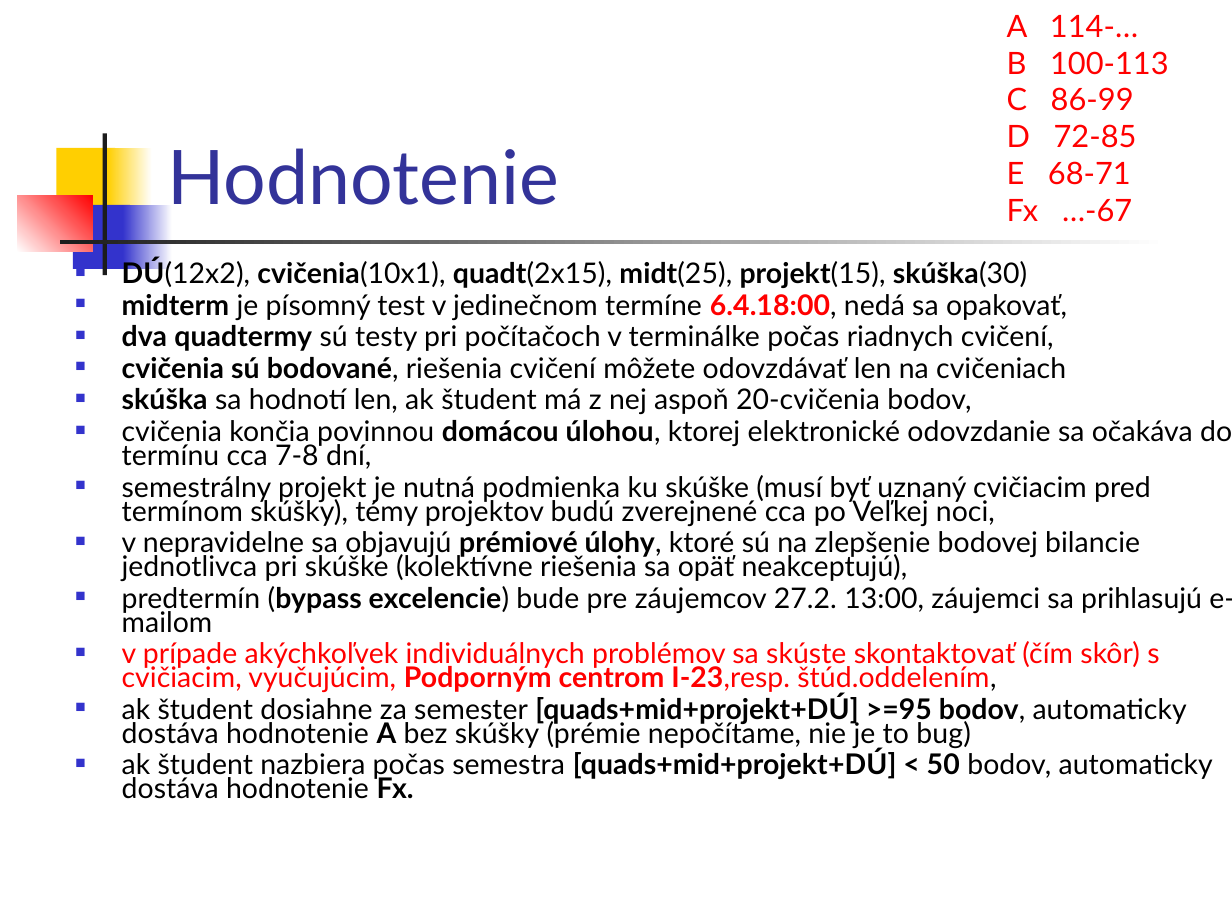
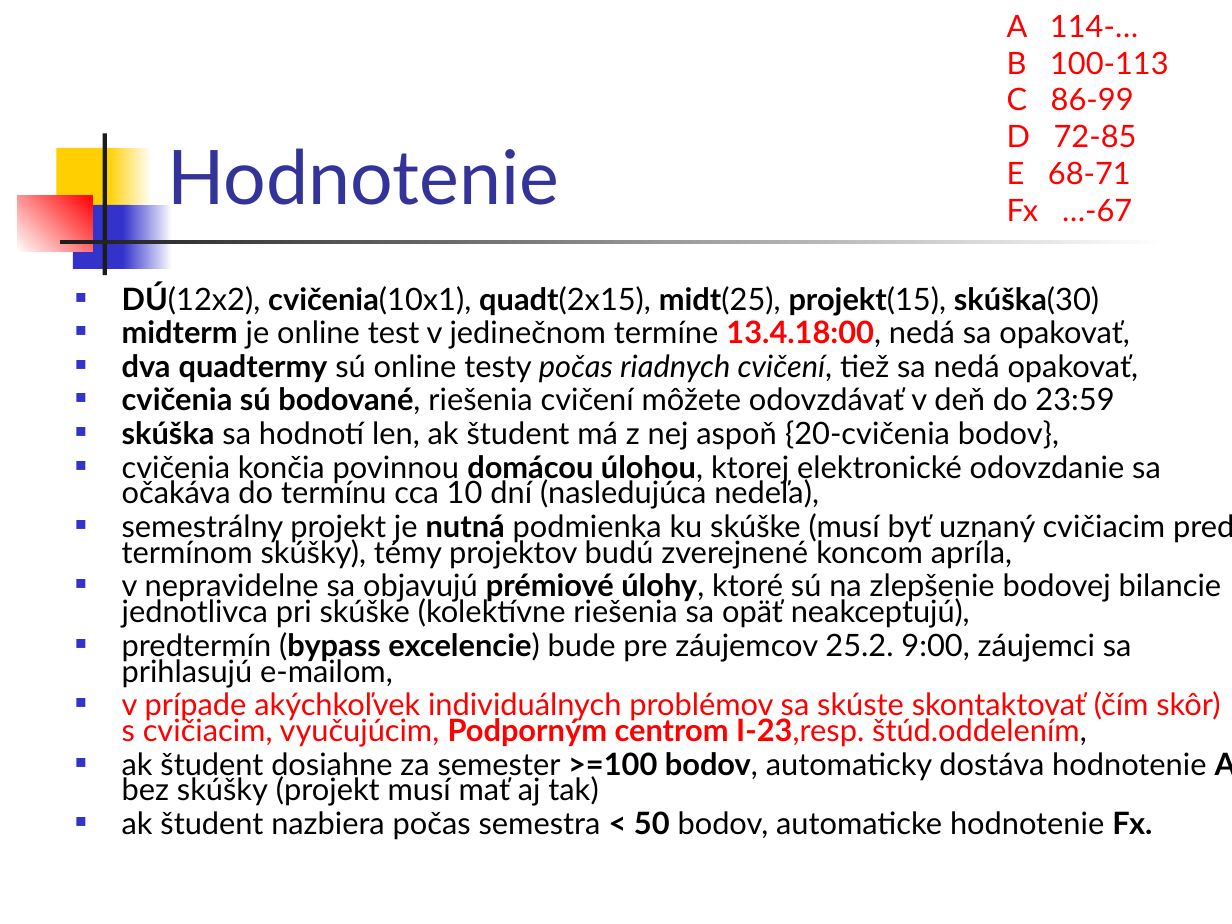
Before and after one commit to Programovanie4/Prednasky, a slide deck: slide 3 of 01/01_java.ppt. Drawn at 1232x924 pixels with LibreOffice and Linux fonts; fonts in the diff are those of the drawing. Boxes give left, top, right and bottom in pixels: in the first picture for what was removed or moved away, otherwise in the second. Text is boxed around its words. In the diff, an @@ line names an element or a change of style, - is before the commit and + after.

```diff
--- a/01/01_java.ppt
+++ b/01/01_java.ppt
@@ text "DÚ(12x2), cvičenia(10x1), quadt(2x15), midt(25), projekt(15) ...": place and size @@
-text "DÚ(12x2), cvičenia(10x1), quadt(2x15), midt(25), projekt(15) ..." at [122,258,1232,799]
+text "DÚ(12x2), cvičenia(10x1), quadt(2x15), midt(25), projekt(15) ..." at [122,283,1232,840]
@@ text at [122,283,1222,747]: size 16.6 to 18 pt in "DÚ(12x2), cvičenia(10x1), quadt(2x15), midt(25), projekt(15) ...", "v nepravidelne sa objavujú prémiové úlohy, ktoré ...", "v prípade akýchkoľvek individuálnych problémov sa skúste ..." @@
@@ text at [122,320,1232,569]: text changed; size 16.6 to 18 pt @@
-■ midterm je písomný test v jedinečnom termíne 6.4.18:00, nedá sa opakovať,
-■ dva quadtermy sú testy pri počítačoch v terminálke počas riadnych cvičení,
-■ cvičenia sú bodované, riešenia cvičení môžete odovzdávať len na cvičeniach
-■ skúška sa hodnotí len, ak študent má z nej aspoň 20-cvičenia bodov,
-■ cvičenia končia povinnou domácou úlohou, ktorej elektronické odovzdanie sa očakáva do termínu cca 7-8 dní,
-■ semestrálny projekt je nutná podmienka ku skúške (musí byť uznaný cvičiacim pred termínom skúšky), témy projektov budú zverejnené cca po Veľkej noci,
+■ midterm je online test v jedinečnom termíne 13.4.18:00, nedá sa opakovať,
+■ dva quadtermy sú online testy počas riadnych cvičení, tiež sa nedá opakovať,
+■ cvičenia sú bodované, riešenia cvičení môžete odovzdávať v deň do 23:59
+■ skúška sa hodnotí len, ak študent má z nej aspoň {20-cvičenia bodov},
+■ cvičenia končia povinnou domácou úlohou, ktorej elektronické odovzdanie sa očakáva do termínu cca 10 dní (nasledujúca nedeľa),
+■ semestrálny projekt je nutná podmienka ku skúške (musí byť uznaný cvičiacim pred termínom skúšky), témy projektov budú zverejnené koncom apríla,
@@ text at [122,632,1132,688]: text changed; size 16.6 to 18 pt @@
-■ predtermín (bypass excelencie) bude pre záujemcov 27.2. 13:00, záujemci sa prihlasujú e-mailom
+■ predtermín (bypass excelencie) bude pre záujemcov 25.2. 9:00, záujemci sa prihlasujú e-mailom,
@@ text at [122,752,1232,840]: text changed; size 16.6 to 18 pt @@
-■ ak študent dosiahne za semester [quads+mid+projekt+DÚ] >=95 bodov, automaticky dostáva hodnotenie A bez skúšky (prémie nepočítame, nie je to bug)
-■ ak študent nazbiera počas semestra [quads+mid+projekt+DÚ] < 50 bodov, automaticky dostáva hodnotenie Fx.
+■ ak študent dosiahne za semester >=100 bodov, automaticky dostáva hodnotenie A bez skúšky (projekt musí mať aj tak)
+■ ak študent nazbiera počas semestra < 50 bodov, automaticke hodnotenie Fx.
```
Also in this commit, not shown: 10 other slides changed, 1 slide added, 5 other files.
